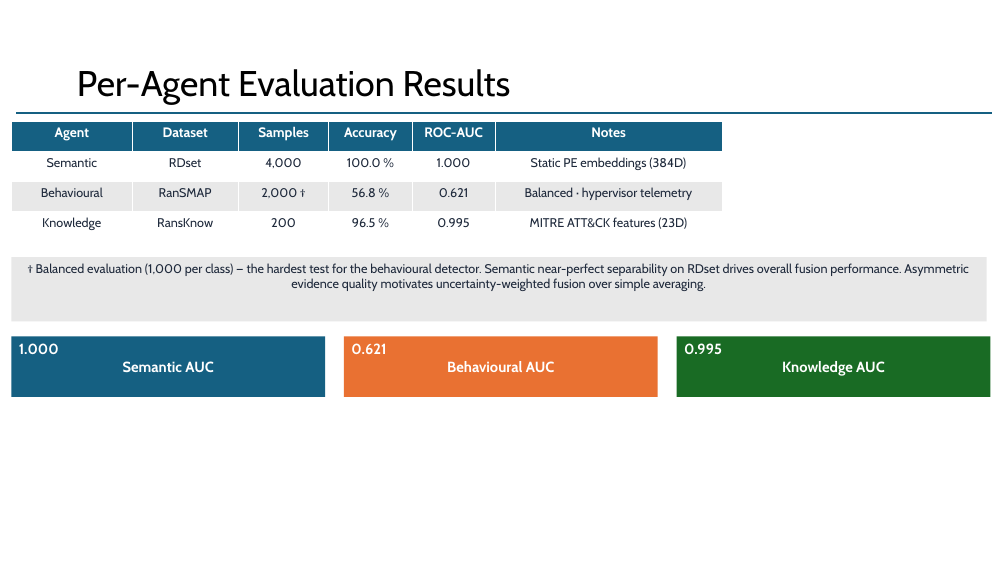
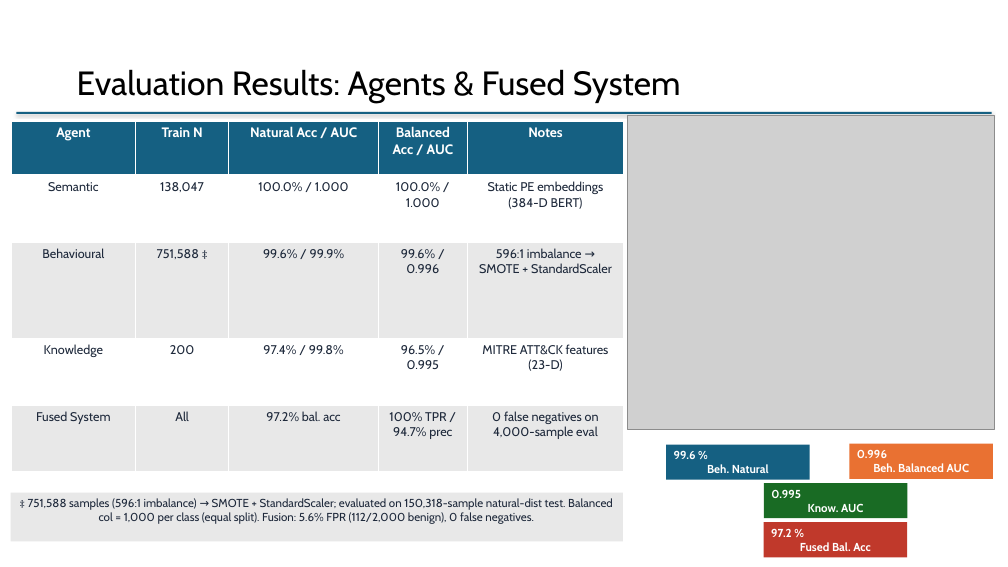
Before and after one commit to Henrinnes/Agentic_SABRE, a slide deck: slide 4 of Agentic_SABRE_7slides.pptx. Drawn at 1008x567 pixels with LibreOffice and Linux fonts; fonts in the diff are those of the drawing; grey boxes stand for pictures. Boxes give left, top, right and bottom in pixels: in the first picture for what was removed or moved away, otherwise in the second. Text is boxed around its words. In the diff, an @@ line names an element or a change of style, - is before the commit and + after.

Commit message:
Add full-pipeline architecture diagram, updated presentation, and PDF report
- draw_architecture.py: new script generating full 3-agent pipeline diagram
  with Peer Consultation (★) gates; output saved to Figures/
- Figures: add full-pipeline architecture PNGs (Apr 2026) + live policy space
- build_presentation.py: rebuilt from AI-Cyber SIG template; corrected
  behavioural metrics (751k samples, 99.6%/0.996 with StandardScaler + SMOTE),
  replaced "Optuna" with TPE (Tree-structured Parzen Estimator) throughout,
  added 5-column per-agent metrics table with natural + balanced columns
- Agentic_SABRE_7slides.pptx: regenerated from above script
- app.py: Architecture section now shows current full-pipeline diagram +
  expanded proposal history
- report/report.tex + report.pdf: new XeLaTeX academic report covering all
  project components (datasets, architecture, peer consultation, expert
  feedback loop, evaluation, explainability, discussion, conclusions)

```diff
--- a/Agentic_SABRE_7slides.pptx
+++ b/Agentic_SABRE_7slides.pptx
@@ title at (77,69,681,103): text changed; size 34 to 32 pt @@
-Per-Agent Evaluation Results
+Evaluation Results: Agents & Fused System
@@ line (16, 113) - (992, 113): stroke #156082 1.5 pt to #156082 2 pt @@
@@ picture added at (628,115,994,430) @@
@@ table removed at (11,121,722,242), 4 rows, 6 columns @@
-Agent | Dataset | Samples | Accuracy | ROC-AUC | Notes
-Semantic | RDset | 4,000 | 100.0 % | 1.000 | Static PE embeddings (384D)
-Behavioural | RanSMAP | 2,000 † | 56.8 % | 0.621 | Balanced · hypervisor telemetry
-Knowledge | RansKnow | 200 | 96.5 % | 0.995 | MITRE ATT&CK features (23D)
@@ table added at (11,121,625,471), 5 rows, 5 columns @@
+Agent | Train N | Natural Acc / AUC | Balanced Acc / AUC | Notes
+Semantic | 138,047 | 100.0% / 1.000 | 100.0% / 1.000 | Static PE embeddings (384-D BERT)
+Behavioural | 751,588 ‡ | 99.6% / 99.9% | 99.6% / 0.996 | 596:1 imbalance → SMOTE + StandardScaler
+Knowledge | 200 | 97.4% / 99.8% | 96.5% / 0.995 | MITRE ATT&CK features (23-D)
+Fused System | All | 97.2% bal. acc | 100% TPR / 94.7% prec | 0 false negatives on 4,000-sample eval
@@ text removed at (138,158,574,197) @@
-• Each agent evaluated independently on its own balanced dataset
@@ rectangle removed at (11,257,987,321) @@
-† Balanced evaluation (1,000 per class) — the hardest test for the behavioural detector. Semantic near-perfect separability on RDset drives overall fusion performance. Asymmetric evidence quality motivates uncertainty-weighted fusion over simple averaging.
@@ rectangle removed at (11,337,325,397) @@
-1.000
-Semantic AUC
@@ rectangle removed at (344,337,658,397) @@
-0.621
-Behavioural AUC
@@ rectangle added at (666,445,810,479), fill #156082, 11 pt, text #FFFFFF, bold @@
+99.6 %
+Beh. Natural
@@ rectangle added at (850,444,994,479), fill #E97132, 11 pt, text #FFFFFF, bold @@
+0.996
+Beh. Balanced AUC
@@ rectangle added at (11,493,623,542), fill #E8E8E8, 11 pt, text #1E293B @@
+‡ 751,588 samples (596:1 imbalance) → SMOTE + StandardScaler; evaluated on 150,318-sample natural-dist test. Balanced col = 1,000 per class (equal split). Fusion: 5.6% FPR (112/2,000 benign), 0 false negatives.
@@ rectangle "0.995": place and size @@
-rectangle "0.995" at (677,337,991,397)
+rectangle "0.995" at (764,483,907,518)
@@ text in rectangle at (771,489,863,512): text changed; size 14 to 11 pt @@
-0.995
-Knowledge AUC
+0.995
+Know. AUC
@@ rectangle added at (764,523,907,557), fill #C0392B, 11 pt, text #FFFFFF, bold @@
+97.2 %
+Fused Bal. Acc
```
Also in this commit, not shown: 6 other slides changed, 14 other files.
